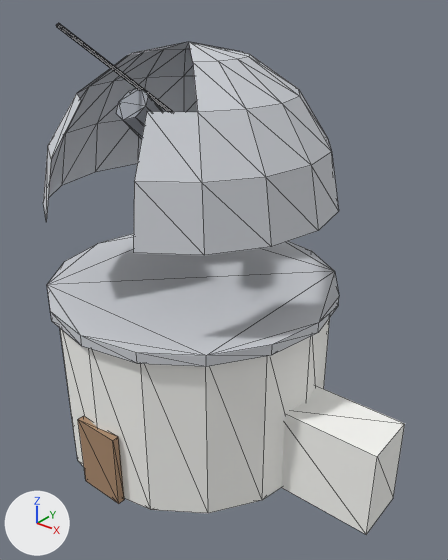
Renders of the glTF model models/observatory.glb from each side of a commit.
One viewpoint serves both versions: a 50 mm lens placed at (10.9, -12.23, 13.0), pointed at (1.3, -0.22, 5.56). Lighting does not change. The marker at lower left points along +X, +Y and +Z. The first picture is the older version. Mesh edges are drawn as thin lines. Where no turn or scale is listed for an object, it has been applied to the vertices.

The first picture shows 'cupola', 'observatory'.
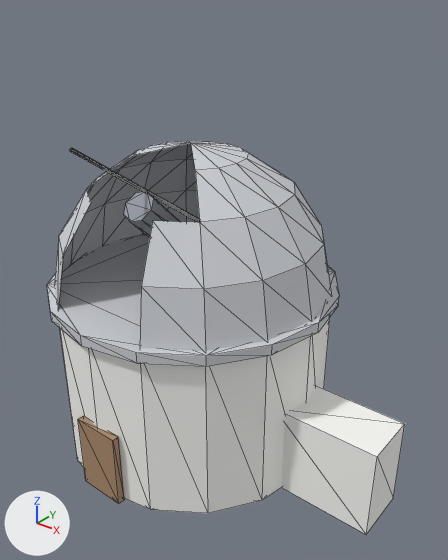
Pixel boxes (x1, y1, x2, y2) of what changed, in the pictures (448 x 560 px):
'cupola', moved
    before: (43, 23, 339, 255)
    after: (54, 141, 331, 351)

The change, as a list of edits to the scene's bpy script:
```text
Change ob_cupola:
    ob_cupola.location: (0.0, 0.0, 7.6) -> (0.0, 0.0, 5.1)
```
